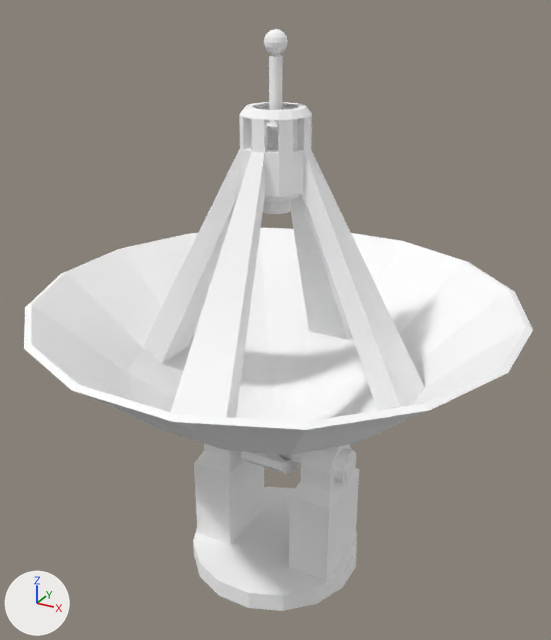
Two versions of the glTF model src/main/resources/assets/wfcore/model/radar.glb, one commit apart.
Camera for both pictures: a camera (50 mm lens) standing at (16.5, -30.0, 29.2) and looking at (-0.1, 0.1, 14.1). Lighting does not change. The marker at lower left points along +X, +Y and +Z. Where no turn or scale is listed for an object, it has been applied to the vertices. Vertices at the same position are counted once.
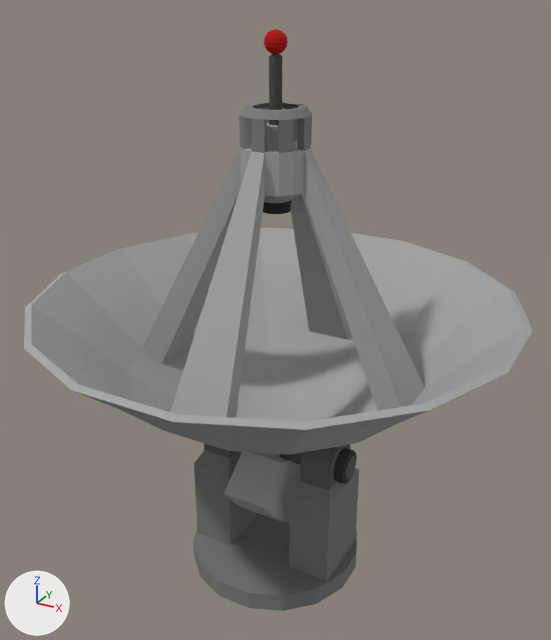
The change, as a list of edits to the scene's bpy script:
```text
Add img_image_0:
    img_image_0 = load_image('Image_0', '_unpacked/Image_0', 1024, 1024, 'sRGB')
Add mat_material_0:
    mat_material_0 = bpy.data.materials.new('Material_0')
    # uses the picture img_image_0
Change me_mesh_0_001:
    used by ob_dish_001; location = (-0.02, 0.0, 6.92)
    before: 102 (-0.5, -1.7, -0.1) at pixel (250, 460), 103 (-0.5, -1.2, -0.6) at pixel (255, 464), 104 (0.6, -1.2, -0.6) at pixel (274, 470), 105 (0.6, -1.7, -0.1) at pixel (269, 466), 110 (-0.5, -0.8, -1.0) at pixel (260, 466)
    before: 111 (0.6, -0.8, -1.0) at pixel (278, 471), 114 (-0.5, -0.3, -1.2), 115 (0.6, -0.3, -1.2), 118 (-0.5, 0.3, -1.2), 119 (0.6, 0.3, -1.2)
    before: 122 (-0.5, 0.8, -1.0), 123 (0.6, 0.8, -1.0), 126 (-0.5, 1.2, -0.6), 127 (0.6, 1.2, -0.6), 130 (-0.5, 1.7, -0.1)
    before: 131 (0.6, 1.7, -0.1), 411 (-1.1, 1.7, -0.1), 414 (1.2, 1.7, -0.1), 418 (-1.1, 1.2, -0.6), 420 (1.2, 1.2, -0.6)
    before: 422 (-1.1, 0.8, -1.0), 424 (1.2, 0.8, -1.0), 426 (-1.1, 0.3, -1.2), 428 (1.2, 0.3, -1.2) at pixel (297, 468), 430 (-1.1, -0.3, -1.2)
    before: 432 (1.2, -0.3, -1.2) at pixel (293, 473), 434 (-1.1, -0.8, -1.0) at pixel (249, 462), 436 (1.2, -0.8, -1.0) at pixel (288, 475), 438 (-1.1, -1.2, -0.6) at pixel (245, 461), 440 (1.2, -1.2, -0.6) at pixel (284, 473)
    before: 442 (-1.1, -1.7, -0.1) at pixel (240, 457), 444 (1.2, -1.7, -0.1) at pixel (280, 470)
    remove me_mesh_0_001.from_pydata(...)  # 747 vertices, 1458 faces; spans x -11.6..11.7, y -11.6..11.6, z -1.2..20.6
    remove me_mesh_0_001.materials.append(mat_material_0_001)  # white #ffffff
    add me_mesh_0_001.from_pydata(...)  # 747 vertices, 1458 faces; spans x -11.6..11.7, y -11.6..11.6, z -4.2..20.6
    me_mesh_0_001 part 1
    add for i in [102, 105, 442, 444]: me_mesh_0_001.vertices[i].co += Vector((0.0, -1.7, -1.2))
    add for i in [103, 104, 438, 440]: me_mesh_0_001.vertices[i].co += Vector((0.0, -1.0, -2.1))
    add for i in [110, 111, 434, 436]: me_mesh_0_001.vertices[i].co += Vector((0.0, -0.6, -2.6))
    add for i in [114, 115, 430, 432]: me_mesh_0_001.vertices[i].co += Vector((0.0, -0.2, -3.0))
    add for i in [118, 119, 426, 428]: me_mesh_0_001.vertices[i].co += Vector((0.0, 0.2, -3.0))
    add for i in [122, 123, 422, 424]: me_mesh_0_001.vertices[i].co += Vector((0.0, 0.6, -2.6))
    add for i in [126, 127, 418, 420]: me_mesh_0_001.vertices[i].co += Vector((0.0, 1.0, -2.1))
    add for i in [130, 131, 411, 414]: me_mesh_0_001.vertices[i].co += Vector((0.0, 1.7, -1.2))
    me_mesh_0_001 part 2: texture (UV) coordinates of 1458 of 1458 faces, centred in x -11.5..11.6, y -11.5..11.5, z -1.2..20.5, changed; they spanned u 0.0..5.84, v -11.4..1.0 and now span u 0.0..0.96, v 0.19..1.0
    add me_mesh_0_001.materials.append(mat_material_0)
Change me_mesh_1_001:
    where me_mesh_1_001.from_pydata(...)  # 34 vertices, 64 faces; spans x -4.27..4.31, y -0.59..0.59, z -0.59..0.59
    remove me_mesh_1_001.materials.append(mat_material_1_001)  # white #ffffff
    add me_mesh_1_001.materials.append(mat_material_0)
Change me_mesh_2_001:
    where me_mesh_2_001.from_pydata(...)  # 168 vertices, 284 faces; spans x -4.5..4.5, y -4.5..4.5, z -1.0..7.19
    remove me_mesh_2_001.materials.append(mat_material_2_001)  # white #ffffff
    add me_mesh_2_001.materials.append(mat_material_0)
```

Changed parts and their boxes (x1, y1, x2, y2) in the pictures (551 x 640 px; the box of a moved part takes in the faces that stretch with it):
'Dish.001', recoloured, reshaped, surface changed (white to grey, 11% taller)
    before: (24, 29, 533, 475)
    after: (24, 29, 533, 522)
'cylinder.001', recoloured
    both: (193, 443, 359, 611)
'cylinder', recoloured (grey to black)
    both: (280, 452, 356, 479)
part 1 of me_mesh_0_001, moved or reshaped
    before: (241, 452, 300, 475)
    after: (224, 452, 301, 522)
part 2 of me_mesh_0_001, surface changed (white to grey)
    both: (24, 29, 533, 463)
